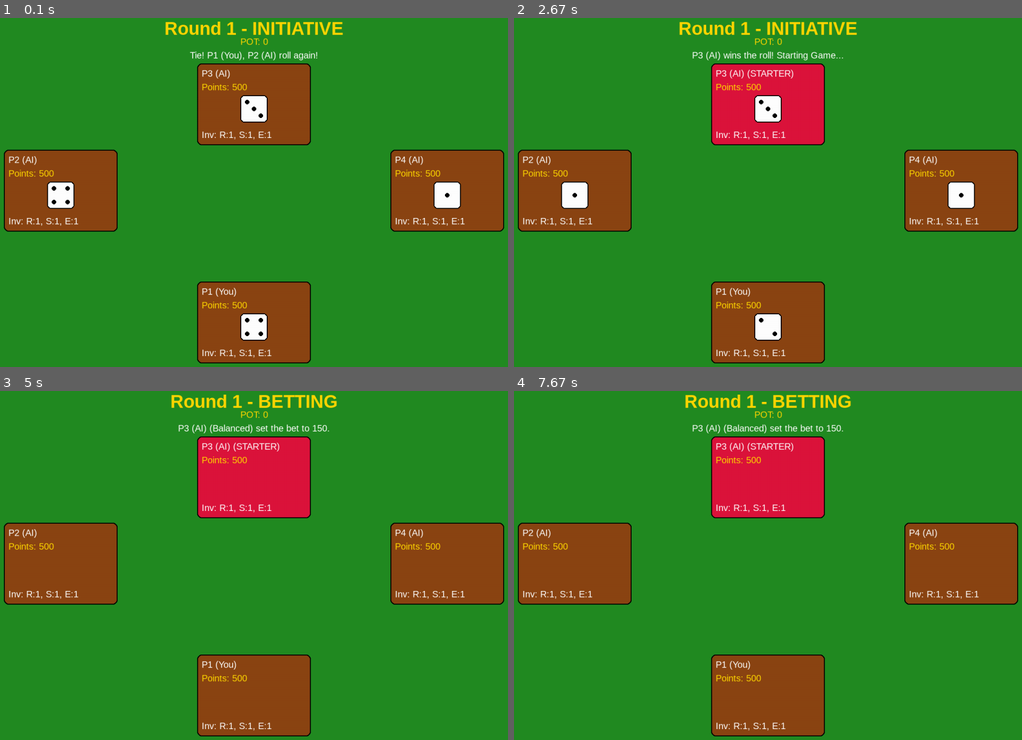
Above: before the commit, frames 1-4 (two rows, left to right).
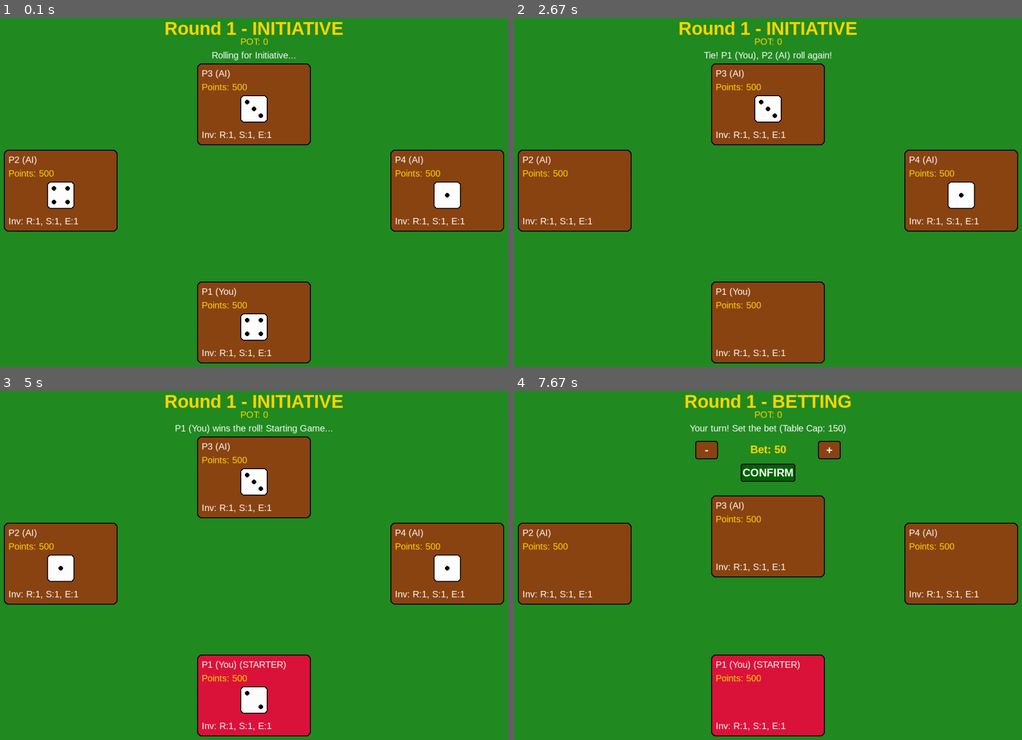
Above: after the commit, the same moments.

Repository: codingwithroman/pygame_softeng
Game: pygame game, started from main.py
Same seed, same stepped clock (60 frames per second), same inputs: the game is played once before the commit and once after it.
Inputs (mouse positions are in pixels of both pictures, inside the frame that each line leads up to):
- Up to frame 1 (0.1 s): no input
- Up to frame 2 (2.67 s): click (768, 189) at 0.38 s; click (910, 56) at 2.42 s
- Up to frame 3 (5 s): no input
- Up to frame 4 (7.67 s): no input

The runs differ from the first frame. In frame 1, 0.3% of the frame differs, in the area x 37-63%, y 9-13%; in frame 2, 5.8%; in frame 3, 12%; in frame 4, 15%, in the area x 34-66%, y 9-99%.

Commit message:
Critical Fix: Resolved initiative tie loop and Round 2 transition bug

Diff:
--- a/main.py
+++ b/main.py
@@ -64,37 +64,64 @@
         return min(raw_cap, MAX_BET)
 
     def start_initiative(self):
+        print(f"DEBUG START: Round {self.round} initiative")
+        self.state = STATE_INITIATIVE
         self.initiative_rolls = {}
+        self.starter = None
         self.tied_players = self.get_active_players()
         self.message = "Rolling for Initiative..."
-        self.resolve_initiative()
-
-    def get_active_players(self):
-        return [p for p in self.players if not p.is_bust]
-
-    def resolve_initiative(self):
+        self.roll_initiative() # First roll
+        self.state_timer = 150
+
+    def roll_initiative(self):
+        # We only roll for tied_players (which is all active players initially)
         for p in self.tied_players:
             roll = random.randint(1, 6)
             self.initiative_rolls[p] = roll
             p.dice = [roll]
+        print(f"DEBUG: Initiative rolls: {[(p.name, r) for p, r in self.initiative_rolls.items()]}")
+
+    def get_active_players(self):
+        return [p for p in self.players if p and not p.is_bust]
+
+    def resolve_initiative(self):
+        if not self.initiative_rolls:
+            self.roll_initiative()
 
         max_roll = max(self.initiative_rolls.values())
         highest_players = [p for p, roll in self.initiative_rolls.items() if roll == max_roll]
 
         if len(highest_players) > 1:
             self.tied_players = highest_players
+            self.starter = None
             self.message = f"Tie! {', '.join([p.name for p in highest_players])} roll again!"
-            self.state_timer = 150
+            # CLEAR ROLLS for next time
+            self.initiative_rolls = {}
+            for p in self.tied_players: p.dice = []
         else:
             self.starter = highest_players[0]
-            for p in self.players: p.is_starter = False
-            self.starter.is_starter = True
-            self.message = f"{self.starter.name} wins the roll! Starting Game..."
-            self.state_timer = 150
+            self.tied_players = []
+            for p in self.players:
+                if p: p.is_starter = False
+            if self.starter:
+                self.starter.is_starter = True
+                self.message = f"{self.starter.name} wins the roll! Starting Game..."
+                print(f"DEBUG: Starter chosen: {self.starter.name}")
+            else:
+                self.message = "Tie resolving..."
+                print("DEBUG: Starter resolution failed, retrying...")
+
+        self.state_timer = 150
 
     def start_betting(self):
         self.state = STATE_BETTING
-        for p in self.players: p.dice = [] # Clear initiative rolls
+        for p in self.players:
+            if p: p.dice = [] # Clear initiative rolls
+
+        if not self.starter:
+            self.message = "Error: No starter player defined!"
+            self.state_timer = 150
+            return
 
         table_cap = self.get_table_cap()
         self.current_bet = 50
@@ -132,11 +159,15 @@
         self.state = STATE_POWERUP_TURN
 
         # Set turn order: starting from starter clockwise
-        starter_idx = self.players.index(self.starter)
-        self.turn_order = []
+        try:
+            starter_idx = self.players.index(self.starter) if self.starter in self.players else 0
+        except ValueError:
+            starter_idx = 0
+
+        print(f"DEBUG: Preparing powerup turn order from starter index {starter_idx}")
         for i in range(4):
             p = self.players[(starter_idx + i) % 4]
-            if not p.is_bust:
+            if p and not p.is_bust:
                 self.turn_order.append(p)
         self.current_turn_idx = 0
         self.prepare_powerup_turn()
@@ -148,7 +179,7 @@
             return
 
         p = self.turn_order[self.current_turn_idx]
-        if p.is_ai:
+        if p and p.is_ai:
             self.message = f"{p.name}'s turn (AI)..."
             self.state_timer = 90 # Delay to see AI turn
         else:
@@ -264,7 +295,7 @@
     def end_round(self):
         # Check for busts
         for p in self.players:
-            if p.points <= 0:
+            if p and p.points <= 0:
                 p.is_bust = True
                 p.points = 0
 
@@ -277,13 +308,17 @@
             return
         else:
             self.state = STATE_SHOP
+            print("DEBUG: State changed to SHOP")
             self.message = "Round finished! Visiting the Shop..."
             # Use same turn order as power-ups
-            starter_idx = self.players.index(self.starter)
+            try:
+                starter_idx = self.players.index(self.starter) if (self.starter and self.starter in self.players) else 0
+            except ValueError:
+                starter_idx = 0
             self.turn_order = []
             for i in range(4):
                 p = self.players[(starter_idx + i) % 4]
-                if not p.is_bust:
+                if p and not p.is_bust:
                     self.turn_order.append(p)
             self.current_turn_idx = 0
             self.prepare_shop_turn()
@@ -294,7 +329,7 @@
             return
 
         p = self.turn_order[self.current_turn_idx]
-        if p.is_ai:
+        if p and p.is_ai:
             self.message = f"{p.name} is shopping (AI)..."
             self.state_timer = 180 # Delay for AI shop
         else:
@@ -332,10 +367,12 @@
 
     def start_next_round(self):
         self.round += 1
+        self.starter = None # CRITICAL: Reset starter for new round
         for p in self.players:
-            p.dice = []
-            p.is_starter = False
-            p.has_used_powerup = False
+            if p:
+                p.dice = []
+                p.is_starter = False
+                p.has_used_powerup = False
         self.start_initiative()
 
     def update(self):
@@ -344,6 +381,7 @@
             if self.state_timer == 0:
                 print(f"Transitioning from {self.state}...")
                 if self.state == STATE_INITIATIVE:
+                    print("DEBUG: Initiative timer ended")
                     if self.starter:
                         self.start_betting()
                     else:
@@ -375,7 +413,7 @@
                         self.reset_game()
             return
 
-        if self.state == STATE_BETTING and not self.starter.is_ai:
+        if self.state == STATE_BETTING and self.starter and not self.starter.is_ai:
             table_cap = self.get_table_cap()
             for btn in self.buttons:
                 if btn['rect'].collidepoint(pos):
@@ -389,13 +427,14 @@
                         self.state = STATE_ROLL_ALL
 
         elif self.state == STATE_POWERUP_TURN:
-            p = self.turn_order[self.current_turn_idx]
-            if not p.is_ai:
-                for btn in self.buttons:
-                    if btn['rect'].collidepoint(pos):
-                        if btn['id'] == "pw_pass":
-                            self.current_turn_idx += 1
-                            self.prepare_powerup_turn()
+            if self.current_turn_idx < len(self.turn_order):
+                p = self.turn_order[self.current_turn_idx]
+                if p and not p.is_ai:
+                    for btn in self.buttons:
+                        if btn['rect'].collidepoint(pos):
+                            if btn['id'] == "pw_pass":
+                                self.current_turn_idx += 1
+                                self.prepare_powerup_turn()
                         elif btn['id'] == "pw_reroll":
                             if self.use_powerup(p, "Reroll"):
                                 self.current_turn_idx += 1
@@ -410,13 +449,14 @@
                                 self.state_timer = 90
 
         elif self.state == STATE_SHOP:
-            p = self.turn_order[self.current_turn_idx]
-            if not p.is_ai:
-                for btn in self.buttons:
-                    if btn['rect'].collidepoint(pos):
-                        if btn['id'] == "shop_exit":
-                            self.current_turn_idx += 1
-                            self.prepare_shop_turn()
+            if self.current_turn_idx < len(self.turn_order):
+                p = self.turn_order[self.current_turn_idx]
+                if p and not p.is_ai:
+                    for btn in self.buttons:
+                        if btn['rect'].collidepoint(pos):
+                            if btn['id'] == "shop_exit":
+                                self.current_turn_idx += 1
+                                self.prepare_shop_turn()
                         elif btn['id'] == "shop_reroll":
                             if p.buy_item("Reroll", COST_REROLL):
                                 self.message = "Bought Reroll!"
@@ -505,7 +545,8 @@
                 if self.state == STATE_BETTING and self.starter and not self.starter.is_ai:
                     needs_shift = True
                 elif self.state in [STATE_POWERUP_TURN, STATE_SHOP] and self.turn_order and self.current_turn_idx < len(self.turn_order):
-                    if not self.turn_order[self.current_turn_idx].is_ai:
+                    p_turn = self.turn_order[self.current_turn_idx]
+                    if p_turn and not p_turn.is_ai:
                         needs_shift = True
 
             if needs_shift:
@@ -522,16 +563,18 @@
             pygame.draw.rect(self.screen, COLOR_BLACK, (x, y, box_width, box_height), width=2, border_radius=10)
 
             # Draw player info
-            text_color = COLOR_GREY if p.is_bust else COLOR_WHITE
-            points_color = COLOR_GREY if p.is_bust else COLOR_GOLD
+            text_color = COLOR_GREY if (p and p.is_bust) else COLOR_WHITE
+            points_color = COLOR_GREY if (p and p.is_bust) else COLOR_GOLD
             is_start = self.starter and p == self.starter
-            name_text = self.font.render(f"{p.name} {'(STARTER)' if is_start else ''}", True, text_color)
-            points_text = self.font.render(f"Points: {p.points}", True, points_color)
+            p_name = p.name if p else "Unknown"
+            p_points = p.points if p else 0
+            name_text = self.font.render(f"{p_name} {'(STARTER)' if is_start else ''}", True, text_color)
+            points_text = self.font.render(f"Points: {p_points}", True, points_color)
             self.screen.blit(name_text, (x + 10, y + 10))
             self.screen.blit(points_text, (x + 10, y + 40))
 
             # Draw dice if any
-            if p.dice:
+            if p and p.dice:
                 for j, val in enumerate(p.dice):
                     total_dice_w = len(p.dice) * (DICE_SIZE + 10) - 10
                     start_x = x + (box_width - total_dice_w) // 2
Not shown, added: .DS_Store
